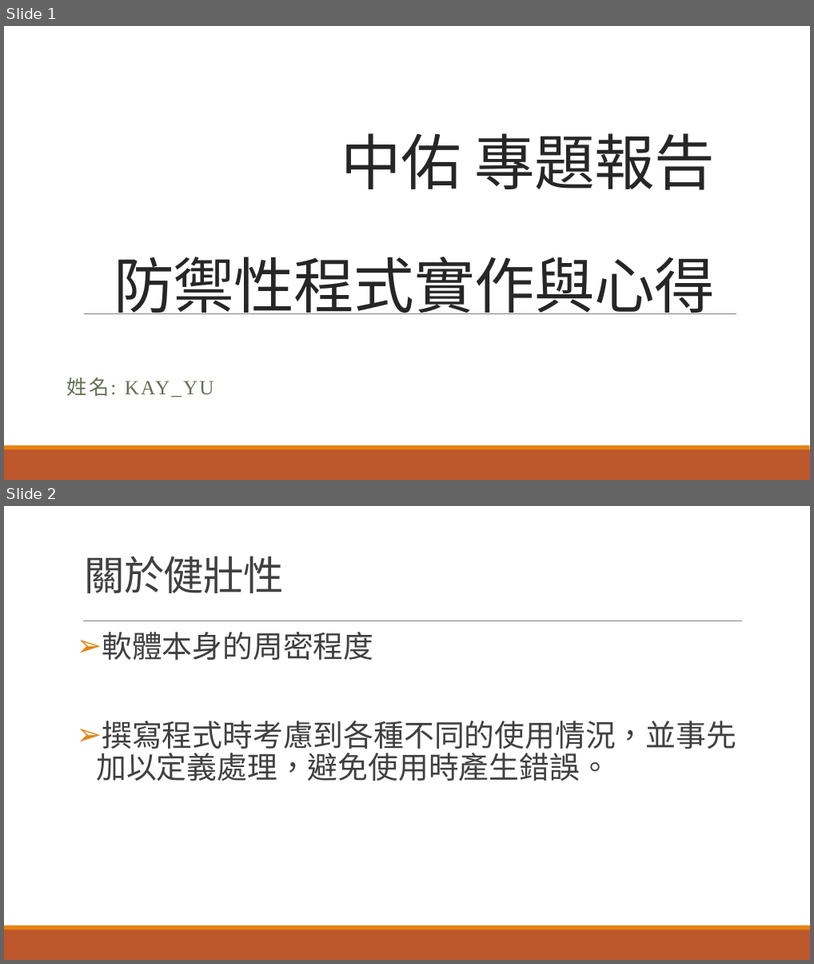
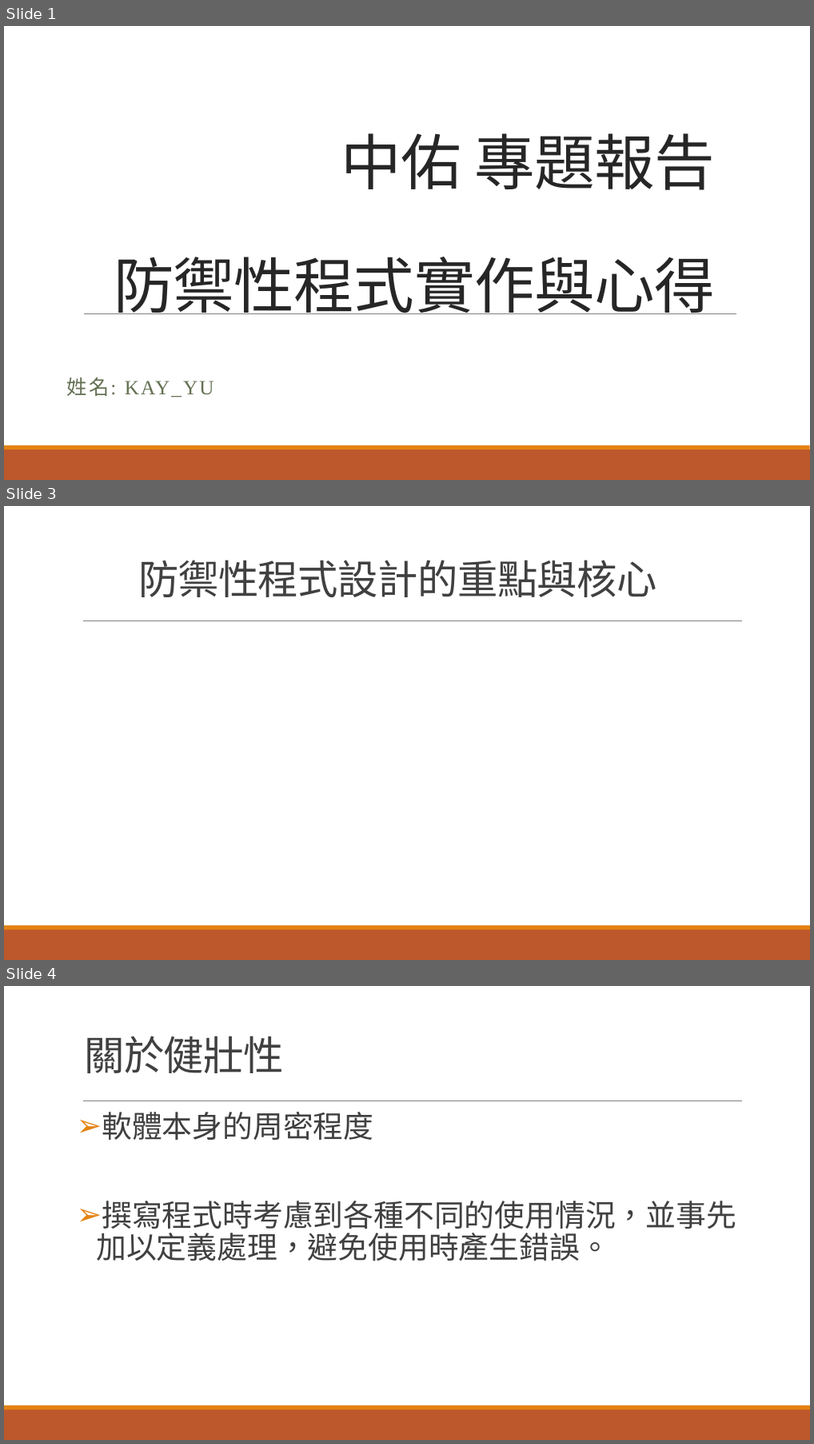
Before and after one commit to kay71029/Learning-Defensive-programming, a slide deck: Learning-Defensive-programming.pptx. Shown one above the other, each under a label of ours: slides 1 and 2 before the commit, slides 1, 3 and 4 after it; the slides between them are not shown. The pictures are 814x964 and 814x1444 pixels, drawn with LibreOffice and Linux fonts; fonts in the diff are those of the drawing. Boxes give left, top, right and bottom in pixels: in the first picture for what was removed or moved away, otherwise in the second. Text is boxed around its words. In the diff, an @@ line names an element or a change of style, - is before the commit and + after.

```diff
--- a/Learning-Defensive-programming.pptx
+++ b/Learning-Defensive-programming.pptx
@@ slide 3 added at (4, 506, 810, 960), background #FFFFFF; not listed: 3 template elements that a slide beside it also shows @@
@@ title added at (138, 560, 658, 597), 48 pt, text #404040 @@
+防禦性程式設計的重點與核心
@@ what was slide 2 is now slide 4 @@
```
Also in this commit, not shown: 6 slides changed, 5 other slides added, 2 slides removed.
